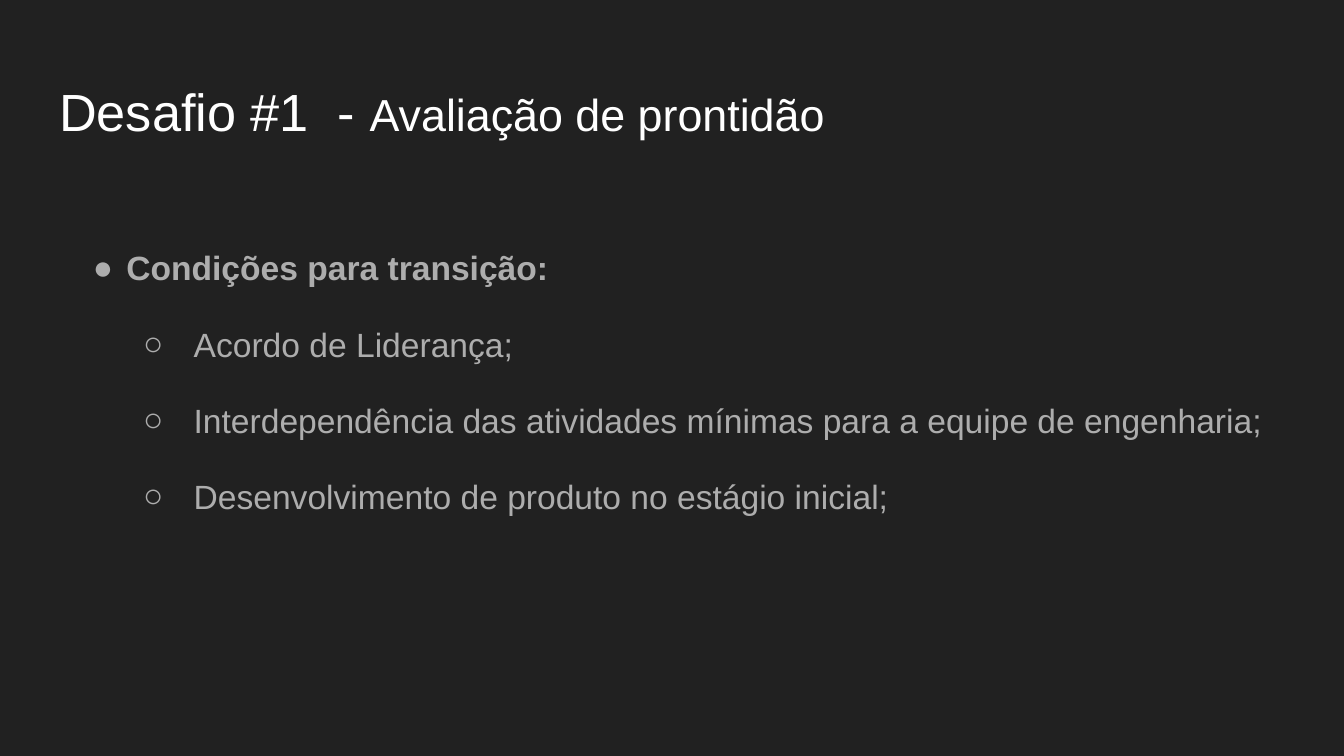
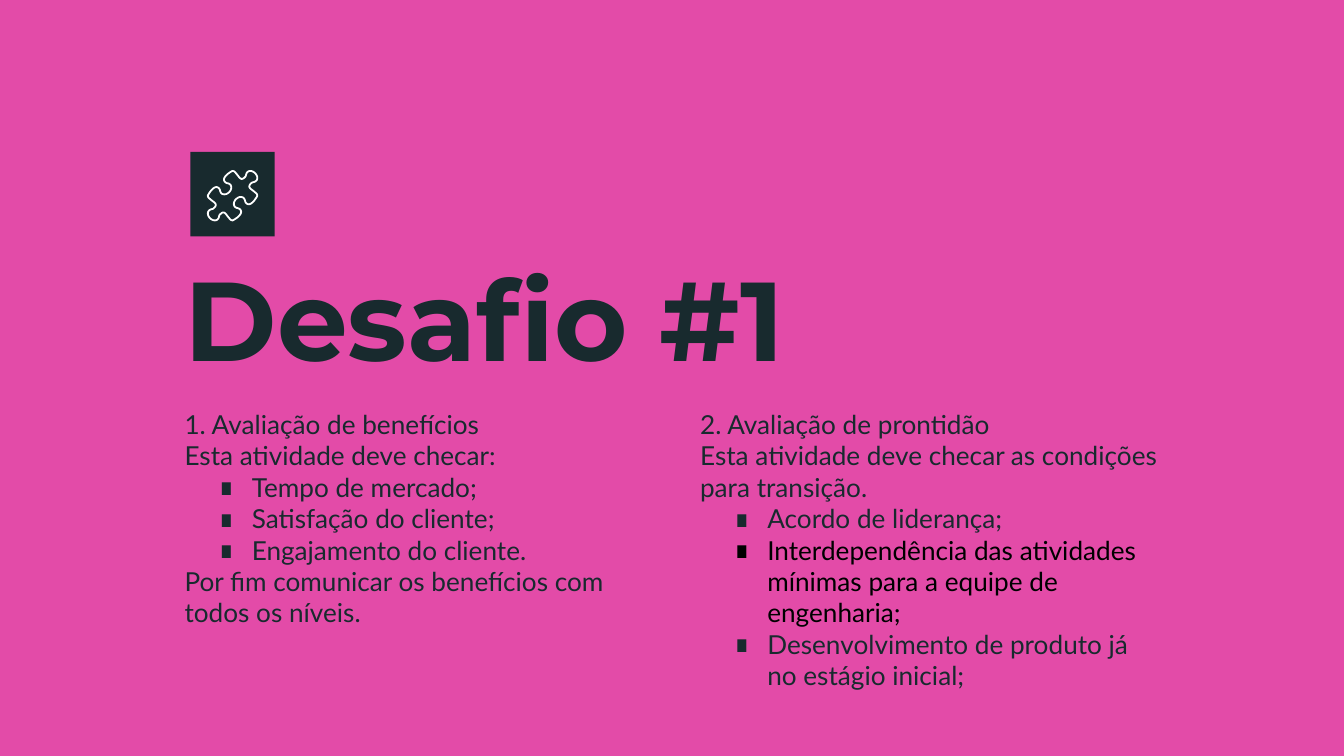
Before and after one commit to fga-eps-mds/A-Disciplina-MDS-EPS, a slide deck: slide 8 of GPP_Material/12-Cisco Systems/Transição para o novo ágil e o modelo de desenvolvimento de produto.pptx. Drawn at 1344x756 pixels with LibreOffice and Linux fonts; fonts in the diff are those of the drawing. Boxes give left, top, right and bottom in pixels: in the first picture for what was removed or moved away, otherwise in the second. Text is boxed around its words. In the diff, an @@ line names an element or a change of style, - is before the commit and + after.

```diff
--- a/GPP_Material/12-Cisco Systems/Transição para o novo ágil e o modelo de desenvolvimento de produto.pptx
+++ b/GPP_Material/12-Cisco Systems/Transição para o novo ágil e o modelo de desenvolvimento de produto.pptx
@@ background #212121 to #E34BA8 @@
@@ title removed at (59,93,825,140) @@
-Desafio #1 - Avaliação de prontidão
@@ rectangle added at (191,152,276,237), fill #182A2E @@
@@ freeform shape added at (208,171,258,220), outline #FFFFFF 0.96 pt @@
@@ title added at (185,273,785,362), 60 pt, text #182A2E, bold @@
+Desafio #1
@@ text added at (185,414,604,622), 14 pt, text #182A2E @@
+1. Avaliação de benefícios
+Esta atividade deve checar:
+∎ Tempo de mercado;
+∎ Satisfação do cliente;
+∎ Engajamento do cliente.
+Por fim comunicar os benefícios com todos os níveis.
@@ text "2. Avaliação de prontidão": place and size @@
-text "2. Avaliação de prontidão" at (126,255,1261,515)
+text "2. Avaliação de prontidão" at (700,414,1157,690)
@@ text at (700,414,1157,533): text changed; size 18 to 14 pt; font Arial to Lato; text colour #ADADAD to #182A2E; bold off @@
-● Condições para transição:
-  ○ Acordo de Liderança;
+2. Avaliação de prontidão
+Esta atividade deve checar as condições para transição.
+∎ Acordo de liderança;
@@ text at (767,540,1136,627): size 18 to 14 pt, font Arial to Lato, text colour #ADADAD to #000000 in "Interdependência das atividades mínimas para a equipe ..."; bullet ○ to ∎; list level 2 to 1 in "Interdependência das atividades mínimas para ..."; line spacing 1.15 to 1; bullet colour #ADADAD to #000000 @@
@@ text at (767,634,1128,690): text changed; size 18 to 14 pt; font Arial to Lato; text colour #ADADAD to #182A2E @@
-  ○ Desenvolvimento de produto no estágio inicial;
+∎ Desenvolvimento de produto já no estágio inicial;
```
Also in this commit, not shown: 9 other slides changed, 7 slides added, 4 slides removed, 1 other file.
